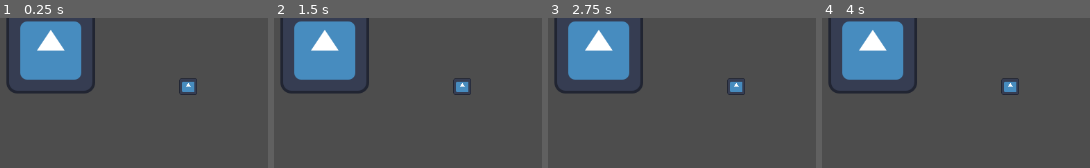
Above: before the commit, frames 1-4 (left to right).
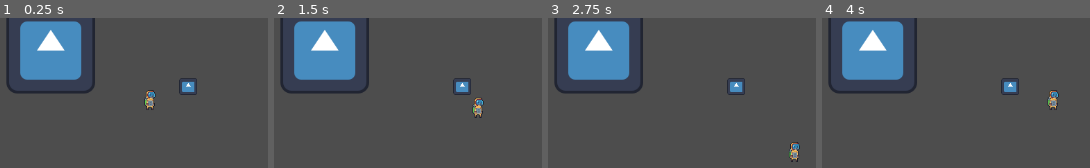
Above: after the commit, the same moments.

Repository: nonamecorn/romancce_macabre
Game: Godot game, scene res://lvls/map.tscn
Same seed, same stepped clock (60 frames per second), same inputs: the game is played once before the commit and once after it. The engine's default icon, where the game draws it, is replaced by a stand-in: a white triangle on a blue panel in a dark square.
Inputs (mouse positions are in pixels of both pictures, inside the frame that each line leads up to):
- Up to frame 1 (0.25 s): no input
- Up to frame 2 (1.5 s): tap Enter at 0.5 s; move the mouse to (outside the picture) at 0.52 s; hold Right (ui_right) 0.53-1.28 s; click (outside the picture) at 0.6 s; tap Space at 1.25 s; move the mouse to (outside the picture) at 1.27 s; hold Down (ui_down) from 1.28 s (still down); right-click (outside the picture) at 1.35 s
- Up to frame 3 (2.75 s): move the mouse to (outside the picture) at 2.02 s; release Down (ui_down) at 2.03 s; hold Right (ui_right) from 2.03 s (still down); click (outside the picture) at 2.1 s
- Up to frame 4 (4 s): tap Enter at 2.75 s; move the mouse to (outside the picture) at 2.77 s; release Right (ui_right) at 2.78 s; hold Up (ui_up) 2.78-3.53 s; right-click (outside the picture) at 2.85 s; move the mouse to (outside the picture) at 3.52 s; hold Left (ui_left) from 3.53 s (still down); click (outside the picture) at 3.6 s

The runs differ from the first frame. In frame 1, 0.4% of the frame differs, in the area x 53-59%, y 48-62%; in frame 2, 0.4%, in the area x 73-79%, y 53-67%; in frame 3, 0.4%; in frame 4, 0.4%.

Commit message:
player_und_boilerplate_fix

Diff:
--- a/lvls/map.tscn
+++ b/lvls/map.tscn
@@ -1,6 +1,7 @@
-[gd_scene load_steps=3 format=3 uid="uid://bmnwh28jj06kj"]
+[gd_scene load_steps=4 format=3 uid="uid://bmnwh28jj06kj"]
 
 [ext_resource type="Texture2D" uid="uid://b1dns23fsd240" path="res://icon.svg" id="1_gh6g1"]
+[ext_resource type="PackedScene" uid="uid://bcq71yyj1gyux" path="res://obj/entity/player.tscn" id="2_gh6g1"]
 
 [sub_resource type="CircleShape2D" id="CircleShape2D_gh6g1"]
 radius = 13.0
@@ -16,6 +17,8 @@
 collision_layer = 0
 collision_mask = 3
 gravity_scale = 0.0
+linear_damp = 10.412
+angular_damp = 10.0
 
 [node name="Icon2" type="Sprite2D" parent="item"]
 position = Vector2(-2.75, 3.0000076)
@@ -25,3 +28,6 @@
 [node name="CollisionShape2D" type="CollisionShape2D" parent="item"]
 position = Vector2(-2, 3)
 shape = SubResource("CircleShape2D_gh6g1")
+
+[node name="Player" parent="." instance=ExtResource("2_gh6g1")]
+position = Vector2(271, 133)
--- a/lvls/node_2d.tscn
+++ /dev/null
@@ -1,3 +0,0 @@
-[gd_scene format=3 uid="uid://cvwj0750dnvkn"]
-
-[node name="Node2D" type="Node2D"]
--- a/obj/components/bodies/hand.gd
+++ b/obj/components/bodies/hand.gd
@@ -1,8 +1,6 @@
 extends Node2D
 
 class_name EntityHand
-
-@export var cursor : Node2D
 
 var flipped = false
 
@@ -12,9 +10,10 @@
 	scale.y *= -1
 
 func _process(_delta: float) -> void:
-	var pos = cursor.global_position - global_position
+	var cursor_pos = get_global_mouse_position()
+	var pos = cursor_pos - global_position
 	global_rotation = atan2(pos.y, pos.x)
-	if cursor.position.x < 0 and !flipped:
+	if cursor_pos.x < 0 and !flipped:
 		flip()
-	if cursor.position.x >= 0 and flipped:
+	if cursor_pos.x >= 0 and flipped:
 		flip()
--- a/obj/components/bodies/mother_body.tscn
+++ b/obj/components/bodies/mother_body.tscn
@@ -1,51 +1,13 @@
 [gd_scene load_steps=14 format=3 uid="uid://vxlnckbeqm4y"]
 
 [ext_resource type="Script" uid="uid://dlywsbpvsixtn" path="res://obj/components/fsm/StateMachine.gd" id="1_gc6wt"]
+[ext_resource type="Script" uid="uid://cntldoics62xl" path="res://obj/components/bodies/mother_body.gd" id="1_k7qum"]
 [ext_resource type="Texture2D" uid="uid://drcugmcqv7woo" path="res://img/bodies/player/Player.png" id="2_0qefb"]
 [ext_resource type="Script" uid="uid://clf3h2701i7ha" path="res://obj/components/bodies/hitbox.gd" id="4_bitvo"]
 [ext_resource type="Script" uid="uid://dxlhk6j41qrkb" path="res://obj/components/bodies/hand.gd" id="4_d2y0q"]
 [ext_resource type="Script" uid="uid://ca1364g8p6opd" path="res://obj/components/bodies/dead_state.gd" id="4_mhf4x"]
 [ext_resource type="Script" uid="uid://bkbambgoybnb0" path="res://obj/components/bodies/idle_state.gd" id="5_oh5xk"]
 [ext_resource type="Script" uid="uid://c422lqln78oq5" path="res://obj/components/bodies/pusher.gd" id="9_rmi40"]
-
-[sub_resource type="GDScript" id="GDScript_734x7"]
-script/source = "extends CharacterBody2D
-#class_name Entity
-
-@export var MAX_SPEED = 100
-@export var ACCELERATION = 700
-@export var MAX_HP : float = 100
-@export var group : String = \"None\"
-var hp = MAX_HP
-var flipped = false
-@export var inventory = {
-	\"ARMOR\": null,
-	\"HELMET\": null,
-	\"WEAPON1\": null,
-	\"BOLT1\": null,
-	\"MAG1\": null,
-	\"ATTACH1\": null,
-	\"MUZZLE1\": null,
-	\"WEAPON2\": null,
-	\"BOLT2\": null,
-	\"MAG2\": null,
-	\"ATTACH2\": null,
-	\"MUZZLE2\": null,
-}
-
-func flip():
-	flipped = !flipped
-	$BodySprite.scale.x *= -1
-
-func _on_hitbox_damaged(damage: float, damage_vec : Vector2) -> void:
-	hp -= damage
-	take_knockback(damage_vec)
-	if hp <= 0:
-		$FSM.force_transition(\"Dead\")
-func take_knockback(knock_vec : Vector2):
-
-	velocity += knock_vec
-"
 
 [sub_resource type="CapsuleShape2D" id="CapsuleShape2D_0qefb"]
 radius = 5.0
@@ -73,7 +35,7 @@
 
 [node name="MotherBody" type="CharacterBody2D" groups=["body"]]
 collision_layer = 10
-script = SubResource("GDScript_734x7")
+script = ExtResource("1_k7qum")
 
 [node name="WallCollision" type="CollisionShape2D" parent="."]
 position = Vector2(0, -3)
--- /dev/null
+++ b/obj/entity/player.gd
@@ -0,0 +1 @@
+extends Entity
--- /dev/null
+++ b/obj/entity/player.tscn
@@ -0,0 +1,15 @@
+[gd_scene load_steps=4 format=3 uid="uid://bcq71yyj1gyux"]
+
+[ext_resource type="PackedScene" uid="uid://vxlnckbeqm4y" path="res://obj/components/bodies/mother_body.tscn" id="1_swto2"]
+[ext_resource type="Script" uid="uid://dbkti2uu350y8" path="res://obj/entity/player.gd" id="2_em4cg"]
+[ext_resource type="Script" uid="uid://b6xe7045h0k1s" path="res://obj/entity/walk_state.gd" id="3_jlet0"]
+
+[node name="Player" instance=ExtResource("1_swto2")]
+script = ExtResource("2_em4cg")
+
+[node name="FSM" parent="." index="2" node_paths=PackedStringArray("initial_state")]
+initial_state = NodePath("Walk")
+
+[node name="Walk" type="Node" parent="FSM" index="2" node_paths=PackedStringArray("player")]
+script = ExtResource("3_jlet0")
+player = NodePath("../..")
--- /dev/null
+++ b/obj/entity/walk_state.gd
@@ -0,0 +1,22 @@
+extends State
+
+@export var player : Entity
+
+func get_input_dir():
+	return Vector2(
+		Input.get_action_strength("ui_right") - Input.get_action_strength("ui_left"),
+		Input.get_action_strength("ui_down") - Input.get_action_strength("ui_up")
+	).normalized()
+
+# Called every frame. 'delta' is the elapsed time since the previous frame.
+func physics_update(delta):
+	if Input.is_action_just_pressed("ui_cancel"):
+		transitioned.emit(self,"inventory")
+	var input_vector = get_input_dir()
+	if input_vector != Vector2.ZERO:
+		player.velocity = player.velocity.move_toward(
+			input_vector * player.MAX_SPEED,delta * player.ACCELERATION
+			)
+	else:
+		player.velocity = player.velocity.move_toward(Vector2.ZERO, delta * player.ACCELERATION)
+	player.move_and_slide()
Not shown, added: obj/entity/player.gd.uid
Not shown, added: obj/entity/walk_state.gd.uid
